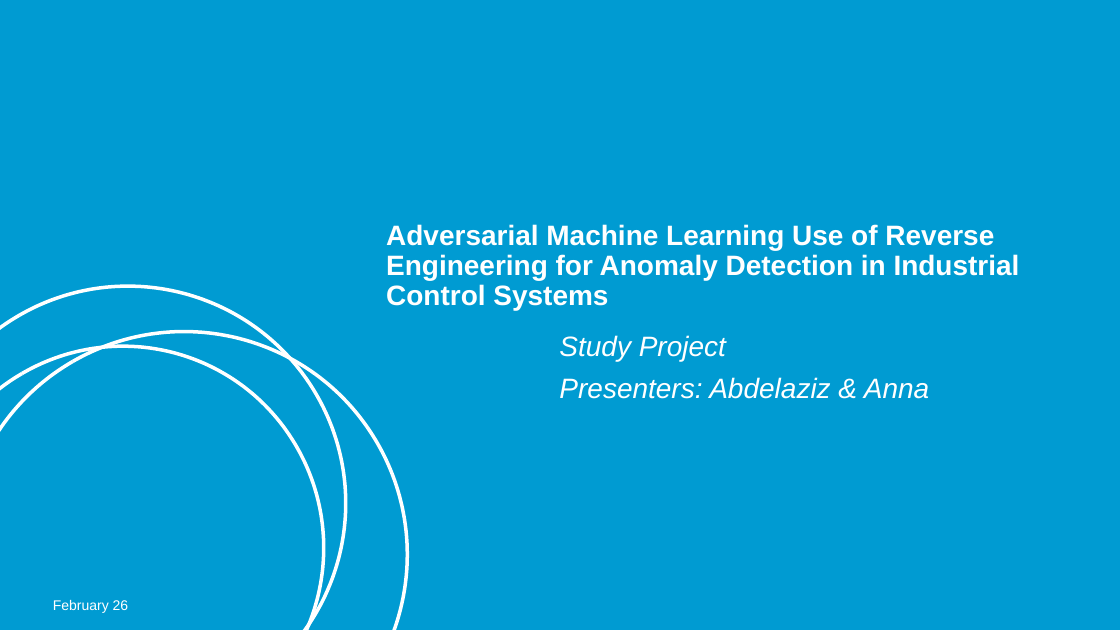
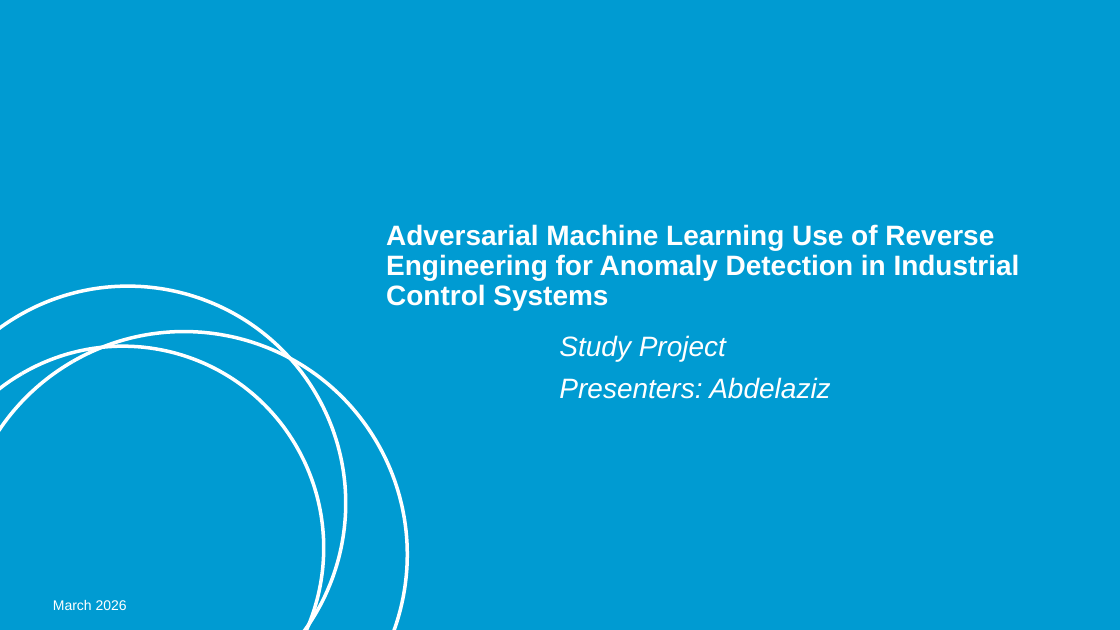
Before and after one commit to abdelazizSalah/Study_Project, a slide deck: slide 1 of Assignment6/Final_presentation.pptx. Drawn at 1120x630 pixels with LibreOffice and Linux fonts; fonts in the diff are those of the drawing; background and template pictures are left out. Boxes give left, top, right and bottom in pixels: in the first picture for what was removed or moved away, otherwise in the second. Text is boxed around its words. In the diff, an @@ line names an element or a change of style, - is before the commit and + after.

```diff
--- a/Assignment6/Final_presentation.pptx
+++ b/Assignment6/Final_presentation.pptx
@@ text at (x1=559, y1=377, x2=830, y2=399): text changed @@
-Presenters: Abdelaziz & Anna
+Presenters: Abdelaziz
@@ text at (x1=53, y1=600, x2=127, y2=610): text changed @@
-February 26
+March 2026
```
Also in this commit, not shown: 50 other slides changed, 35 other files.
